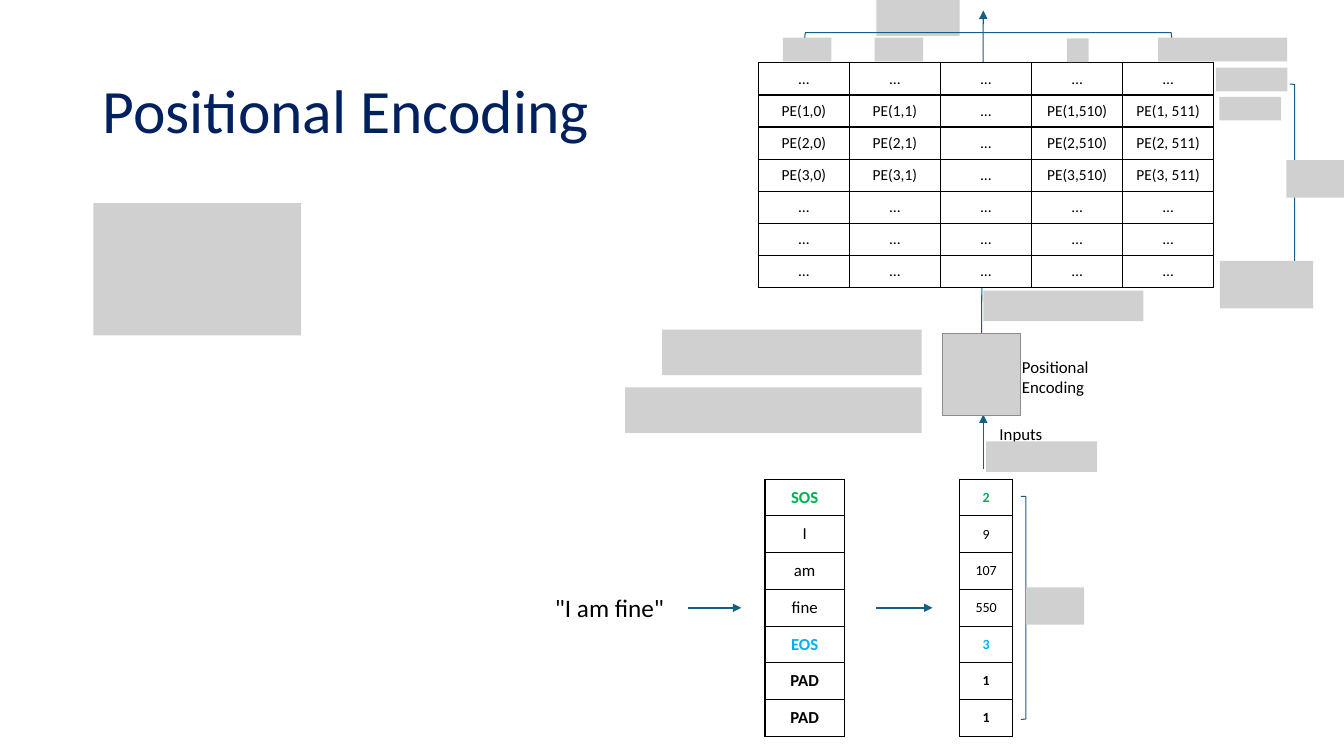
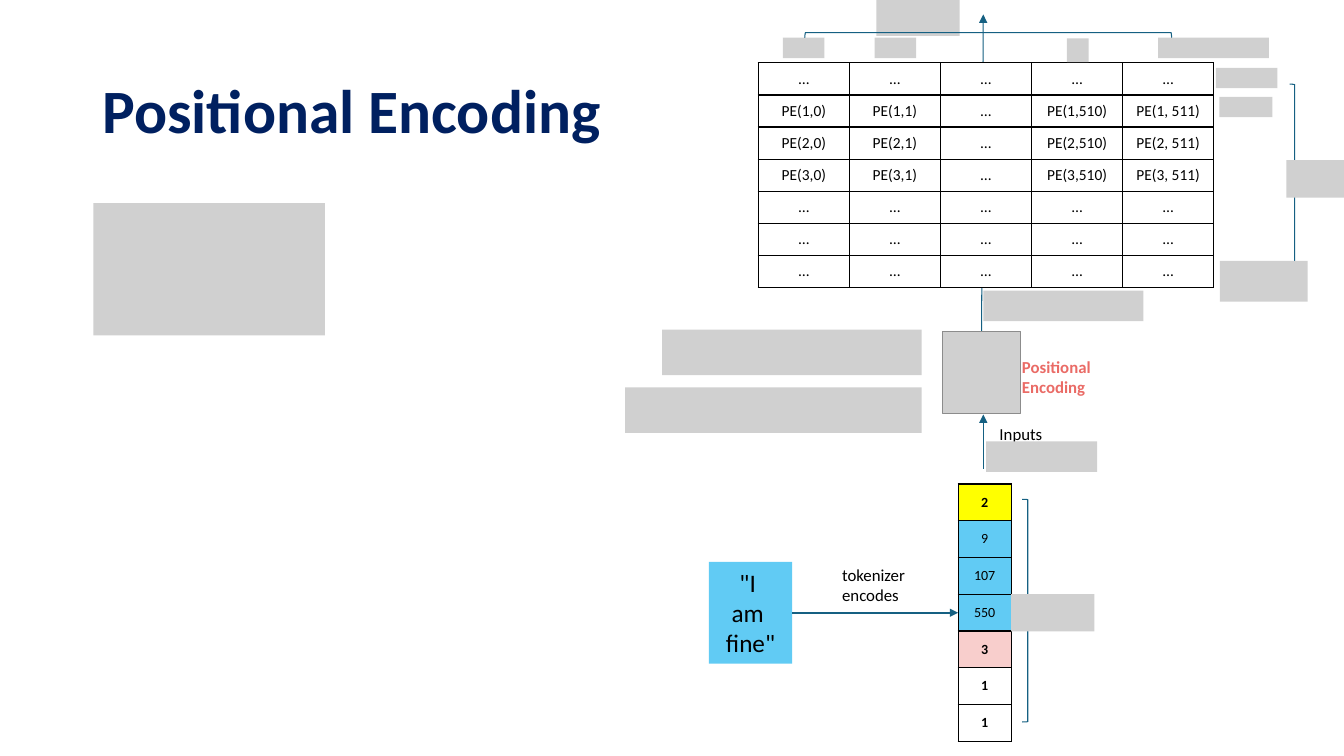
Before and after one commit to tanquangduong/transformer-pt, a slide deck: slide 35 of presentation/Introduction to Transformer.pptx. Drawn at 1344x756 pixels with LibreOffice and Linux fonts; fonts in the diff are those of the drawing; grey boxes stand for pictures; background and template pictures are left out. Boxes give left, top, right and bottom in pixels: in the first picture for what was removed or moved away, otherwise in the second. Text is boxed around its words. In the diff, an @@ line names an element or a change of style, - is before the commit and + after.

Commit message:
update presentation ppt doc

```diff
--- a/presentation/Introduction to Transformer.pptx
+++ b/presentation/Introduction to Transformer.pptx
@@ arrow moved from (982, 334) - (984, 10) to (982, 334) - (984, 14) @@
@@ title "Positional Encoding" at [102,89,600,144]: bold on @@
@@ picture: place and size @@
-picture at [783,37,832,62]
+picture at [783,37,825,57]
@@ picture: place and size @@
-picture at [875,37,924,62]
+picture at [875,37,917,57]
@@ picture: place and size @@
-picture at [1158,37,1288,62]
+picture at [1158,37,1269,57]
@@ picture: place and size @@
-picture at [1216,68,1288,92]
+picture at [1216,68,1277,88]
@@ picture: place and size @@
-picture at [1220,97,1281,121]
+picture at [1220,97,1273,117]
@@ picture: place and size @@
-picture at [94,204,301,336]
+picture at [94,204,326,336]
@@ picture: place and size @@
-picture at [1220,261,1313,309]
+picture at [1220,261,1308,301]
@@ text "Positional" at [1022,361,1091,396]: text colour #000000 to #EA6B66, bold on @@
@@ table removed at [765,479,845,736], 7 rows, 1 columns @@
-SOS
-I
-am
-fine
-EOS
-PAD
-PAD
@@ table at [959,484,1012,741] @@
@@ fill none to #FFFF00 in row 1, column 1 @@
@@ fill none to #61CBF4 in 3 cells @@
@@ fill none to #F8CECC in row 5, column 1 @@
@@ fill none to #FFFFFF in 2 cells @@
@@ text colour #00B050 to #000000 in "2" @@
@@ text colour #00B0F0 to #000000 in "3" @@
@@ table: place and size @@
-table at [960,479,1013,736]
+table at [959,484,1012,741]
@@ rectangle ""I": place and size @@
-rectangle ""I" at [555,599,664,617]
+rectangle ""I" at [709,562,792,663]
@@ rectangle ""I" at [709,562,792,663]: fill none to #61CBF4 @@
@@ text added at [842,569,905,601], 12 pt, text #000000 @@
+tokenizer
+encodes
@@ text in rectangle at [726,575,775,652]: text changed @@
-"I am fine"
+"I
+am
+fine"
@@ picture: place and size @@
-picture at [1026,588,1085,625]
+picture at [1011,594,1095,631]
@@ arrow removed from (688, 608) to (741, 608) @@
@@ arrow moved from (876, 608) - (933, 608) to (792, 613) - (959, 613) @@
```
Also in this commit, not shown: 33 other slides changed, 23 slides added, 11 slides removed, 3 other files.
